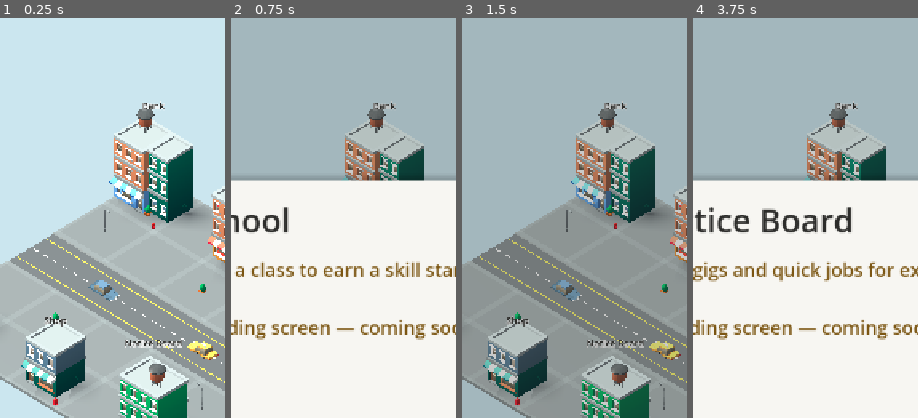
Above: before the commit, frames 1-4 (left to right).
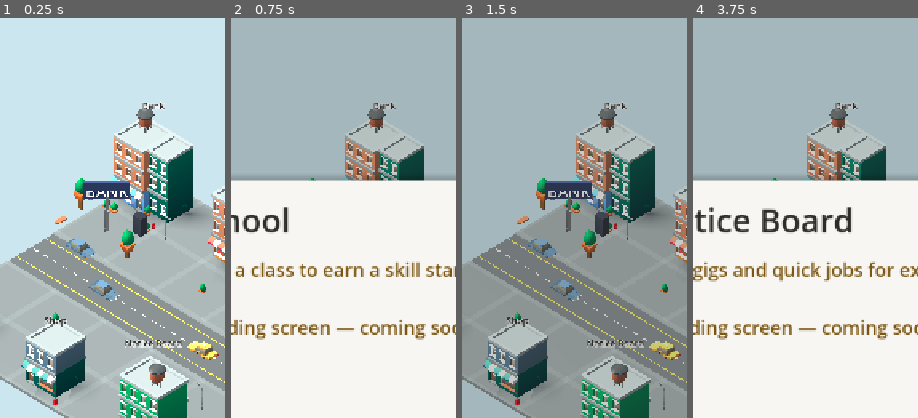
Above: after the commit, the same moments.

Repository: ayeshaverdan/townling
Game: Godot game, scene res://scenes/diorama.tscn
The game is run twice, just before and just after one commit, with the same random seed, the same clock (stepped at 60 frames per second) and the same inputs.
Inputs (mouse positions are % of the whole screen's width and height, from its top left):
- Up to frame 1 (0.25 s): no input
- Up to frame 2 (0.75 s): tap Enter at 0.5 s; move the mouse to (72, 45) at 0.52 s; click (72, 45) at 0.67 s
- Up to frame 3 (1.5 s): click "✕" at 1.25 s
- Up to frame 4 (3.75 s): tap Space at 2, 3.5 s; move the mouse to (30, 55) at 2.02 s; click (30, 55) at 2.17 s; tap Enter at 2.75 s; move the mouse to (60, 28) at 2.77 s; click (60, 28) at 2.92 s; move the mouse to (45, 70) at 3.52 s; click (45, 70) at 3.67 s
The pictures show only the part of the screen within x 16-66%, y 22-72%; the shares and areas given below are measured in that part.

The runs differ from the first frame. In frame 1, 2.5% of the frame differs, in the area x 24-76%, y 40-61%; in frame 2, less than 0.1%; in frame 3, 2.5%; in frame 4, less than 0.1%.

Commit message:
Detail the Bank into a distinct, signed vignette
First per-landmark detailing pass. The Bank now reads unmistakably as a bank
at town scale: a bold BANK sign (built post+panel+text), an ATM (dark cabinet
+ screen), a trimmed hedge with an entrance gap, two framing trees (kit lacks
tree meshes, so trunk box + scaled bush canopy), a bench, hydrant and a parked
customer car.

Adds reusable composition helpers (_spawn_at, _box, _tree, _sign) and a
--zoom capture flag for single-building design review. Other landmarks are
unchanged (detailed one at a time).

Co-Authored-By: Claude Opus 4.8 <noreply@anthropic.com>

Diff:
--- a/game/scripts/diorama.gd
+++ b/game/scripts/diorama.gd
@@ -79,9 +79,12 @@
 
 
 func _capture_and_quit() -> void:
-	# Open a building screen so the preview exercises it.
-	if _picks.size() > 0:
-		_open_screen(0)
+	# --zoom frames a single building for design review; default is the town.
+	if "--zoom" in OS.get_cmdline_args():
+		var focus := Vector3(0.0, 1.0, 1.4)  # the Bank lot
+		camera.size = 7.0
+		camera.position = focus + Vector3(9.0, 10.0, 9.0)
+		camera.look_at(focus, Vector3.UP)
 	for _i in range(6):
 		await get_tree().process_frame
 	var image := get_viewport().get_texture().get_image()
@@ -127,6 +130,11 @@
 		)
 		_picks.append({"name": lm["name"], "blurb": lm["blurb"], "box": box})
 
+		# Per-landmark detailing (one category at a time).
+		var origin := Vector3(cell.x * TILE, 0.0, cell.y * TILE)
+		if lm["name"] == "Bank":
+			_decorate_bank(origin)
+
 	_place("%scar_sedan.gltf" % CITY, 1, ROAD_ROW, 90.0)
 	_place("%scar_taxi.gltf" % CITY, 3, ROAD_ROW, -90.0)
 	_place("%sbush.gltf" % CITY, 2, 1)
@@ -146,6 +154,106 @@
 	inst.rotation.y = deg_to_rad(rot_deg)
 	world.add_child(inst)
 	return inst
+
+
+# --- Composition helpers (world-space) -------------------------------------
+
+## Instance a kit asset at a world position, rotated about Y and scaled.
+func _spawn_at(path: String, pos: Vector3, rot_deg: float = 0.0, scale: float = 1.0) -> Node3D:
+	var packed: Resource = load(path)
+	if packed == null:
+		push_warning("Missing asset: %s" % path)
+		return null
+	var inst: Node3D = packed.instantiate()
+	inst.position = pos
+	inst.rotation.y = deg_to_rad(rot_deg)
+	inst.scale = Vector3.ONE * scale
+	world.add_child(inst)
+	return inst
+
+
+## A soft matte coloured box primitive (for signage / trunks).
+func _box(size: Vector3, color: Color, pos: Vector3) -> MeshInstance3D:
+	var mi := MeshInstance3D.new()
+	var mesh := BoxMesh.new()
+	mesh.size = size
+	mi.mesh = mesh
+	var mat := StandardMaterial3D.new()
+	mat.albedo_color = color
+	mat.roughness = 0.95
+	mat.specular_mode = BaseMaterial3D.SPECULAR_DISABLED
+	mi.material_override = mat
+	mi.position = pos
+	world.add_child(mi)
+	return mi
+
+
+## A low-poly tree: slim brown trunk + a scaled bush canopy, styled to the kit.
+func _tree(pos: Vector3, size: float = 2.0) -> void:
+	_box(Vector3(0.1, 0.45, 0.1), Color("6b4a2a"), pos + Vector3(0, 0.22, 0))
+	_spawn_at("%sbush.gltf" % CITY, pos + Vector3(0, 0.35, 0), 0.0, size)
+
+
+## A standing sign: post + coloured panel + billboard text.
+func _sign(pos: Vector3, text: String, panel_color: Color, face_deg: float) -> void:
+	var root := Node3D.new()
+	root.position = pos
+	root.rotation.y = deg_to_rad(face_deg)
+	world.add_child(root)
+
+	var post := MeshInstance3D.new()
+	var post_mesh := BoxMesh.new()
+	post_mesh.size = Vector3(0.09, 1.35, 0.09)
+	post.mesh = post_mesh
+	var post_mat := StandardMaterial3D.new()
+	post_mat.albedo_color = Color("8a8a8a")
+	post.material_override = post_mat
+	post.position = Vector3(0, 0.675, 0)
+	root.add_child(post)
+
+	var panel := MeshInstance3D.new()
+	var panel_mesh := BoxMesh.new()
+	panel_mesh.size = Vector3(1.35, 0.6, 0.08)
+	panel.mesh = panel_mesh
+	var panel_mat := StandardMaterial3D.new()
+	panel_mat.albedo_color = panel_color
+	panel_mat.roughness = 0.9
+	panel.material_override = panel_mat
+	panel.position = Vector3(0, 1.55, 0)
+	root.add_child(panel)
+
+	var label := Label3D.new()
+	label.text = text
+	label.billboard = BaseMaterial3D.BILLBOARD_ENABLED
+	label.pixel_size = 0.005
+	label.font_size = 90
+	label.outline_size = 10
+	label.modulate = Color("ffffff")
+	label.outline_modulate = Color(0.06, 0.1, 0.24, 1.0)
+	label.position = Vector3(0, 1.55, 0.06)
+	root.add_child(label)
+
+
+## Detail the Bank lot: hedges, trees, a BANK sign, an ATM, street furniture.
+## Front faces the road (+Z). Kept inside the lot so it reads at town scale.
+func _decorate_bank(origin: Vector3) -> void:
+	# Neat trimmed hedge along the frontage, with a gap for the entrance path.
+	for x in [-0.8, -0.5, 0.5, 0.8]:
+		_spawn_at("%sbush.gltf" % CITY, origin + Vector3(x, 0, 1.1), 0.0, 1.1)
+	# Two trees framing the plot at the front corners, clear of the sign.
+	_tree(origin + Vector3(-1.35, 0, 1.6))
+	_tree(origin + Vector3(1.35, 0, 2.4))
+	# Prominent BANK sign on the entrance path, facing the camera.
+	_sign(origin + Vector3(0.0, 0, 1.9), "BANK", Color("3a4a7a"), 45.0)
+	# An ATM: dark cabinet + a little blue screen, beside the entrance.
+	_box(Vector3(0.34, 0.72, 0.28), Color("343a45"), origin + Vector3(0.75, 0.36, 1.3))
+	_box(Vector3(0.22, 0.16, 0.06), Color("6aa6d6"), origin + Vector3(0.75, 0.5, 1.16))
+	# Street furniture, tucked to the sides.
+	_spawn_at("%sbench.gltf" % CITY, origin + Vector3(-1.3, 0, 2.5), 90.0)
+	_spawn_at("%sstreetlight.gltf" % CITY, origin + Vector3(1.5, 0, 1.0), 180.0)
+	_spawn_at("%sfirehydrant.gltf" % CITY, origin + Vector3(-1.45, 0, 1.1))
+	# A customer's car parked at the curb.
+	_spawn_at("%scar_sedan.gltf" % CITY, origin + Vector3(0.1, 0, 3.05), 90.0)
 
 
 func _add_label(building: Node3D, text: String, height: float) -> void:
